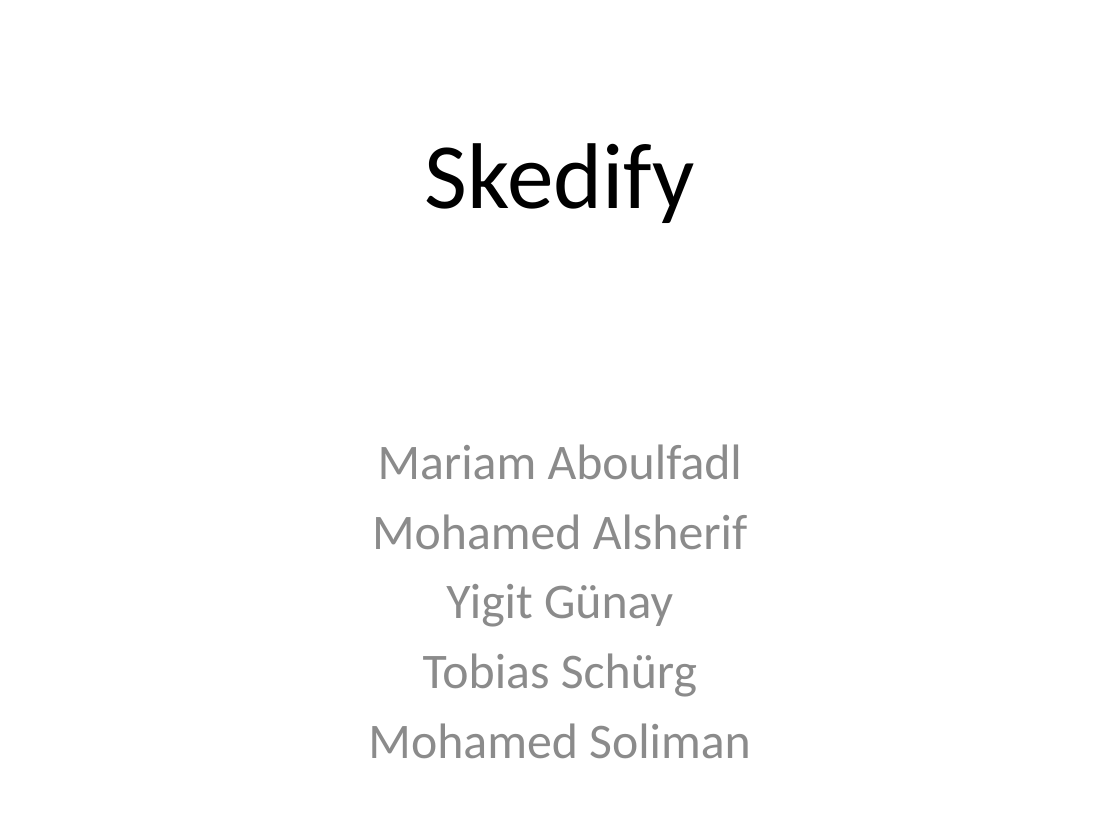
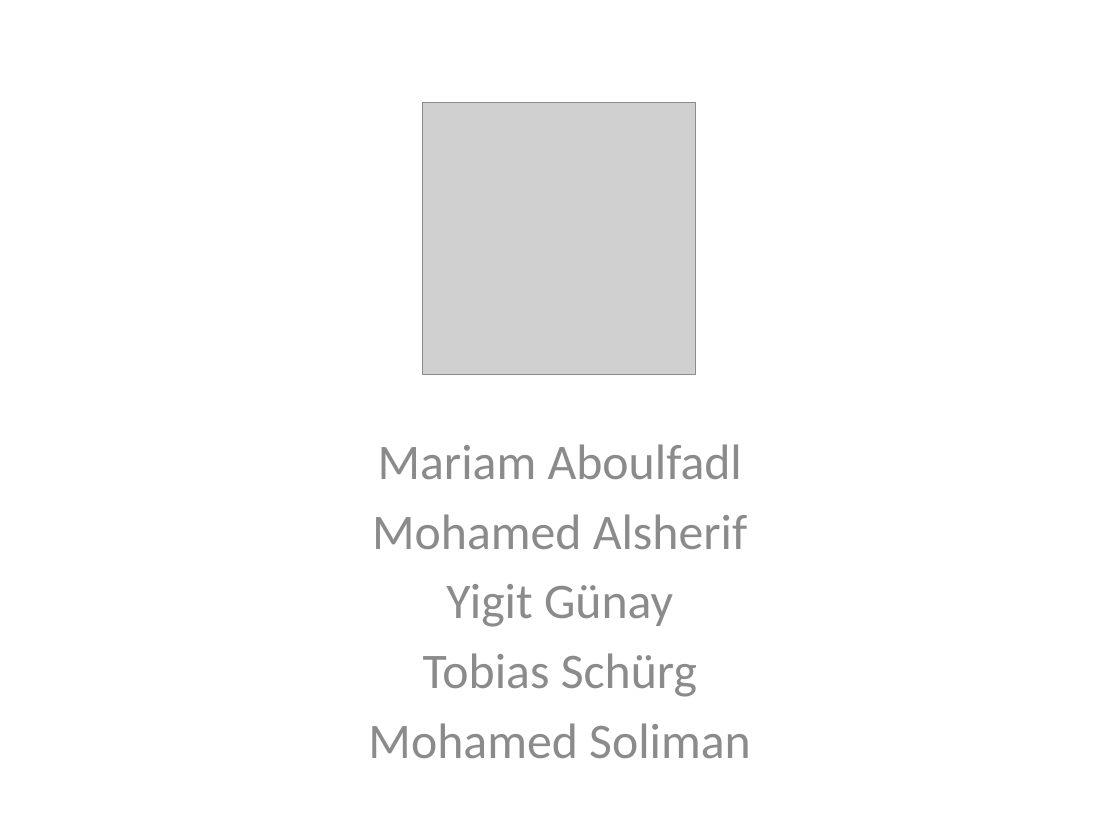
Before and after one commit to mremad/RWTH-iPhone-Project, a slide deck: slide 1 of Presentation.pptx. Drawn at 1120x840 pixels with LibreOffice and Linux fonts; fonts in the diff are those of the drawing; grey boxes stand for pictures. Boxes give left, top, right and bottom in pixels: in the first picture for what was removed or moved away, otherwise in the second. Text is boxed around its words. In the diff, an @@ line names an element or a change of style, - is before the commit and + after.

```diff
--- a/Presentation.pptx
+++ b/Presentation.pptx
@@ picture added at bbox=[422, 102, 694, 374] @@
@@ title removed at bbox=[425, 143, 695, 223] @@
-Skedify
```
Also in this commit, not shown: 3 other slides changed, 1 slide added, 1 slide removed.
